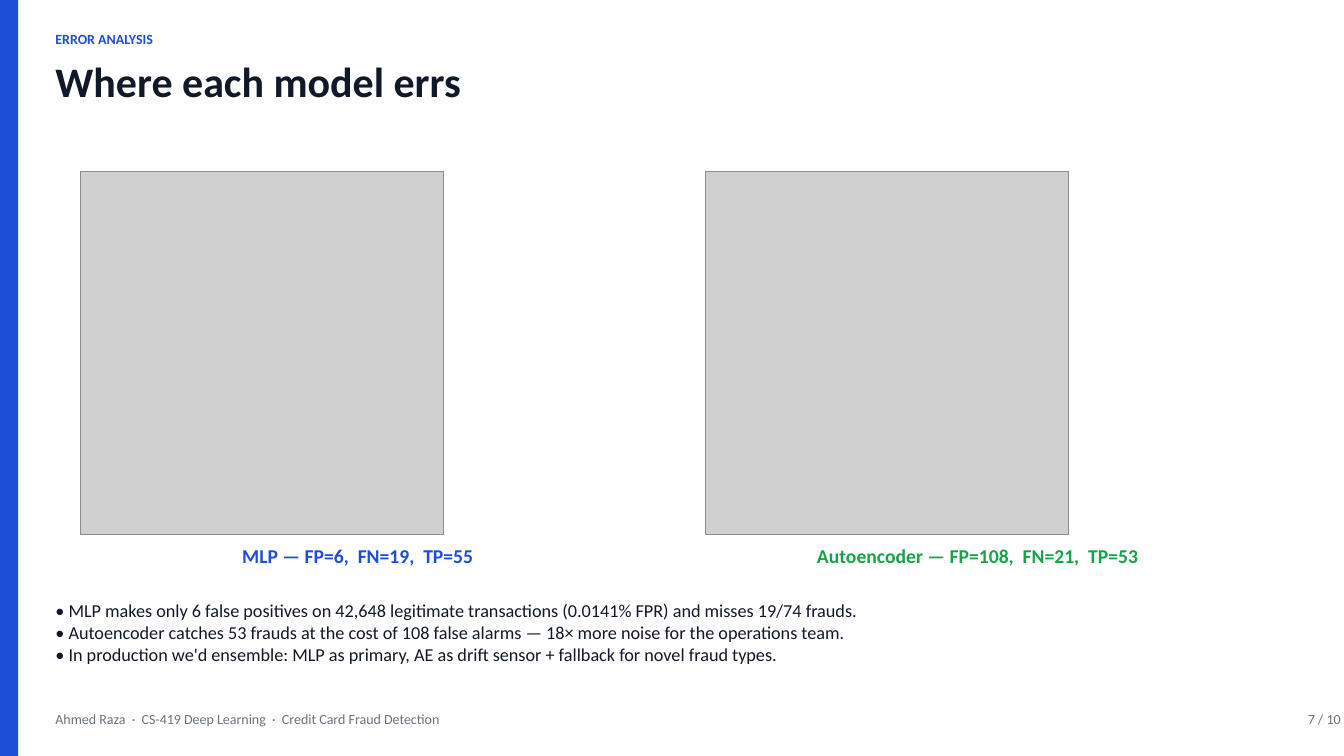
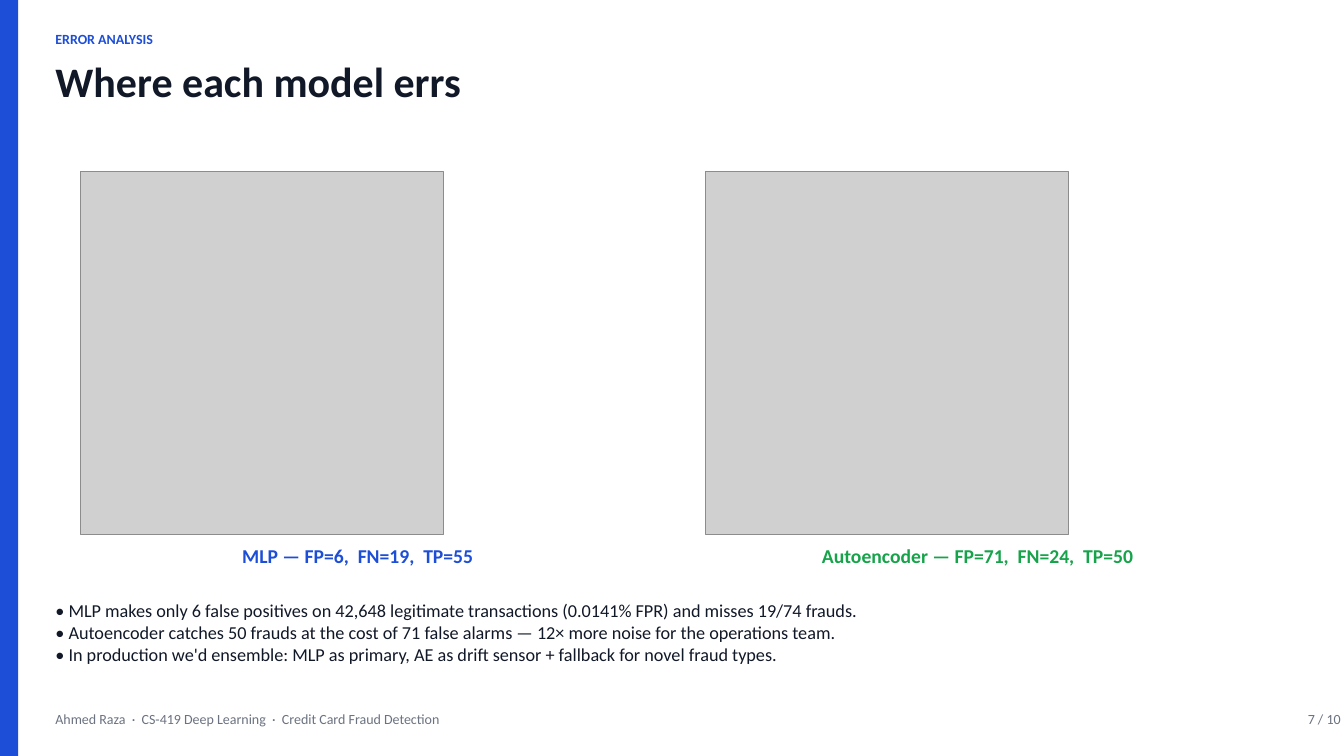
Before and after one commit to AhmedRaza33/dl-project, a slide deck: slide 7 of Final_Presentation.pptx. Drawn at 1344x756 pixels with LibreOffice and Linux fonts; fonts in the diff are those of the drawing; grey boxes stand for pictures. Boxes give left, top, right and bottom in pixels: in the first picture for what was removed or moved away, otherwise in the second. Text is boxed around its words. In the diff, an @@ line names an element or a change of style, - is before the commit and + after.

```diff
--- a/Final_Presentation.pptx
+++ b/Final_Presentation.pptx
@@ text at [822,549,1133,566]: text changed @@
-Autoencoder — FP=108, FN=21, TP=53
+Autoencoder — FP=71, FN=24, TP=50
@@ text at [69,626,835,642]: text changed @@
-• Autoencoder catches 53 frauds at the cost of 108 false alarms — 18× more noise for the operations team.
+• Autoencoder catches 50 frauds at the cost of 71 false alarms — 12× more noise for the operations team.
```
Also in this commit, not shown: 1 other slide changed, 25 other files.
